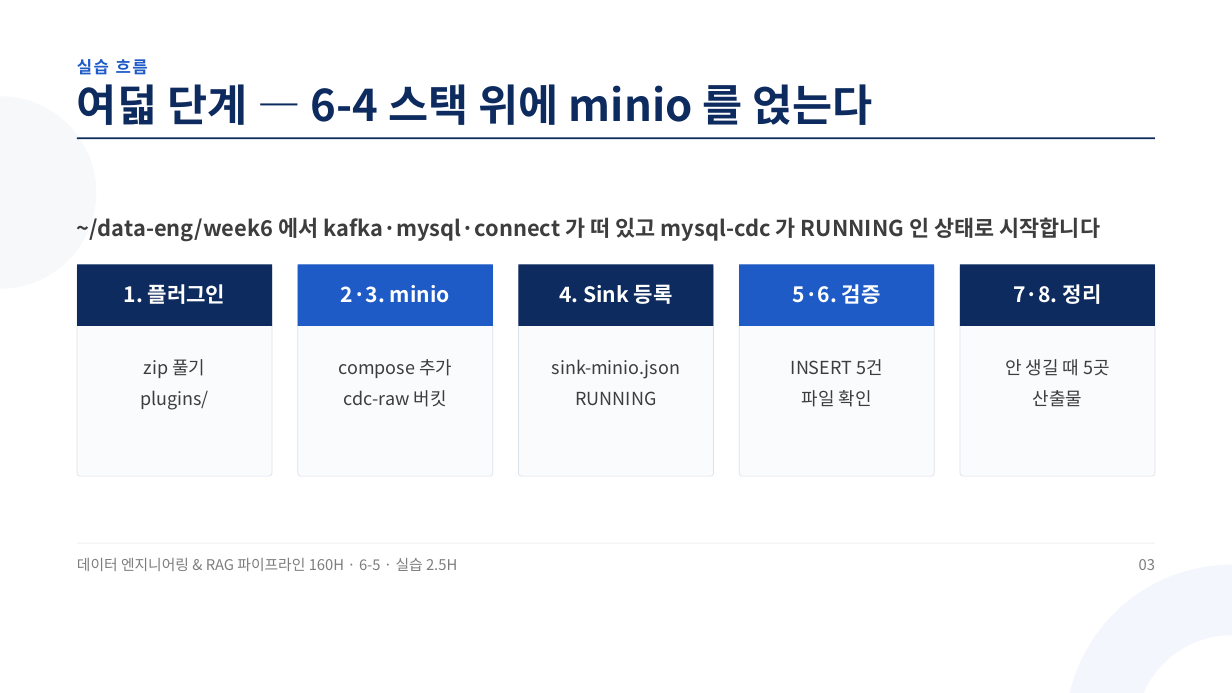
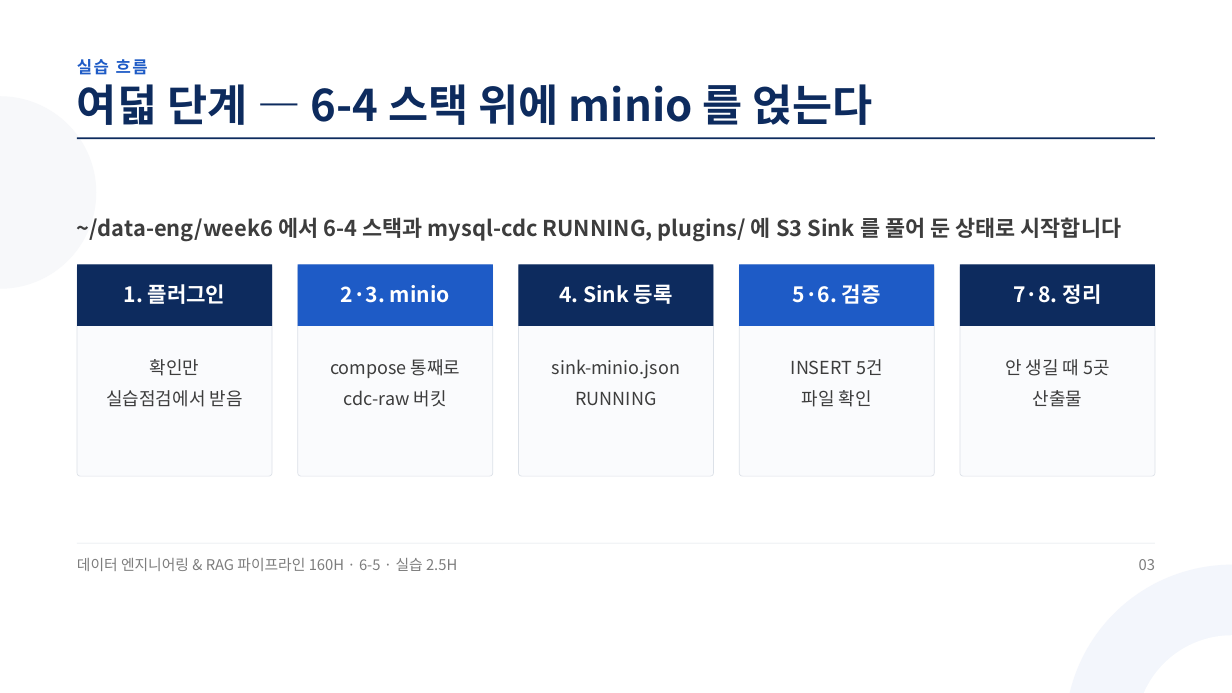
Before and after one commit to aebonlee/materials, a slide deck: slide 3 of data-eng/decks/w6d5s2.pptx. Drawn at 1232x693 pixels with LibreOffice and Linux fonts; fonts in the diff are those of the drawing. Boxes give left, top, right and bottom in pixels: in the first picture for what was removed or moved away, otherwise in the second. Text is boxed around its words. In the diff, an @@ line names an element or a change of style, - is before the commit and + after.

```diff
--- a/data-eng/decks/w6d5s2.pptx
+++ b/data-eng/decks/w6d5s2.pptx
@@ text at <box>77,217,1122,242</box>: text changed @@
-~/data-eng/week6 에서 kafka·mysql·connect 가 떠 있고 mysql-cdc 가 RUNNING 인 상태로 시작합니다
+~/data-eng/week6 에서 6-4 스택과 mysql-cdc RUNNING, plugins/ 에 S3 Sink 를 풀어 둔 상태로 시작합니다
@@ text at <box>106,359,243,407</box>: text changed @@
-zip 풀기
-plugins/
+확인만
+실습점검에서 받음
@@ text at <box>330,359,461,378</box>: text changed @@
-compose 추가
+compose 통째로
```
Also in this commit, not shown: 7 other slides changed, 33 other files.
